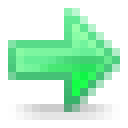
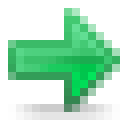
Layered file, before and after one edit (128x128). Changes by layer:
pixels changed over [left=8, top=8, right=120, bottom=112] (layer not identified)
